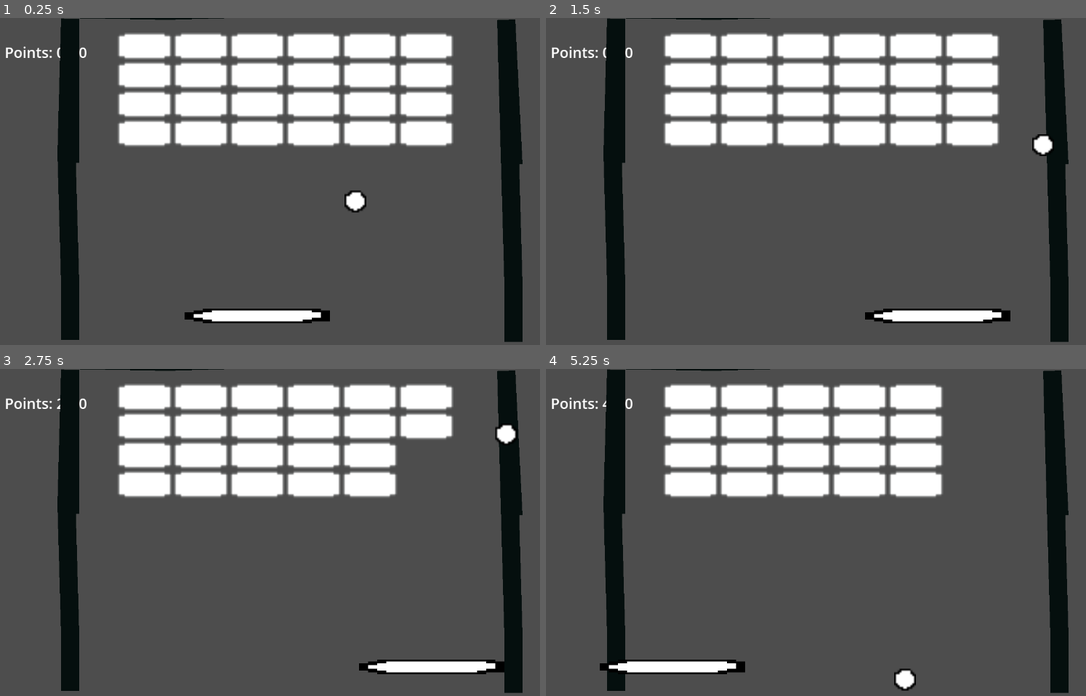
Above: before the commit, frames 1-4 (two rows, left to right).
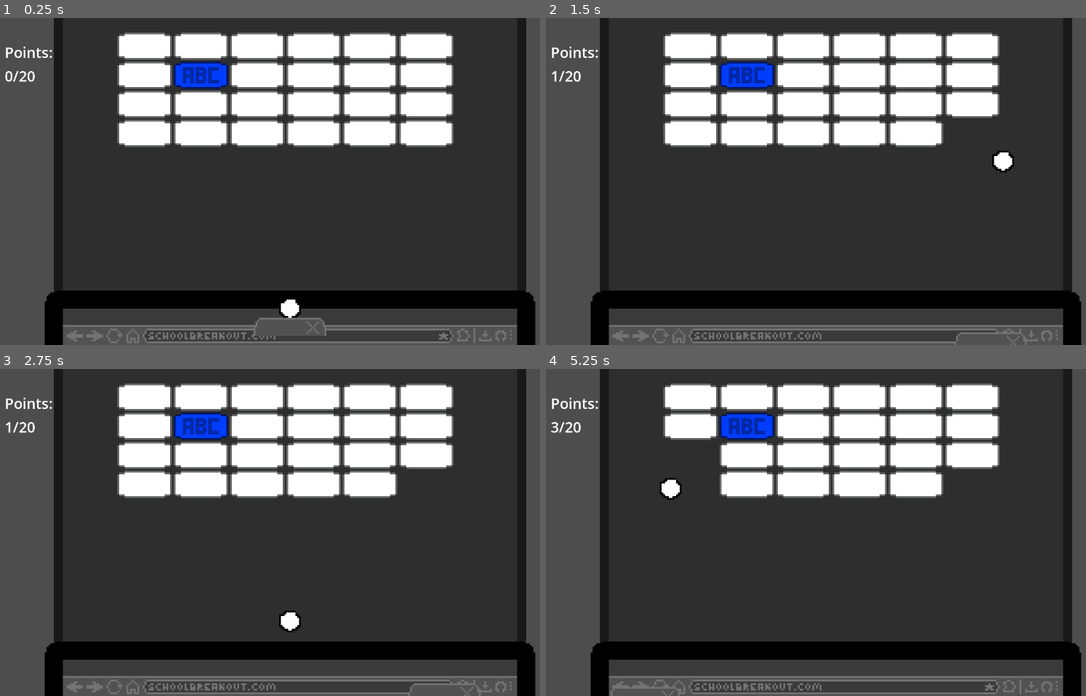
Above: after the commit, the same moments.

Repository: micw1417/School-Breakout
Game: Godot game, scene res://scenes/game/game.tscn
Two runs of this game, one before a commit and one after it. Both use one fixed random seed, a clock stepped at 60 frames per second and the inputs below.
Inputs (mouse positions are in pixels of both pictures, inside the frame that each line leads up to):
- Up to frame 1 (0.25 s): no input
- Up to frame 2 (1.5 s): move the mouse to (961, 165) at 0.52 s; hold D (right) 0.53-1.28 s; tap W (start, bound only after the commit) at 0.6, 1.35 s; click (961, 165) at 0.67 s; move the mouse to (718, 197) at 1.27 s; hold A (left) from 1.28 s (still down)
- Up to frame 3 (2.75 s): move the mouse to (345, 460) at 2.02 s; release A (left) at 2.03 s; hold D (right) from 2.03 s (still down); tap W (start, bound only after the commit) at 2.1 s
- Up to frame 4 (5.25 s): move the mouse to (805, 597) at 2.77 s; tap W (start, bound only after the commit) every 0.75 s from 2.85 to 5.1 s; click (805, 597) at 2.92 s; move the mouse to (1010, 581) at 3.52 s; release D (right) at 3.53 s; hold A (left) from 3.53 s (still down); move the mouse to (659, 483) at 4.27 s; move the mouse to (864, 532) at 5.02 s; click (864, 532) at 5.17 s

The runs differ from the first frame. In frame 1, 62% of the frame differs, in the area x 0-100%, y 0-100%; in frame 2, 63%; in frame 3, 64%; in frame 4, 67%.

Commit message:
did work on ball logic

Diff:
--- /dev/null
+++ b/alphabet.gd
@@ -0,0 +1,21 @@
+extends StaticBody2D
+
+
+# Called when the node enters the scene tree for the first time.
+func _ready() -> void:
+	pass # Replace with function body.
+
+
+# Called every frame. 'delta' is the elapsed time since the previous frame.
+func _process(delta: float) -> void:
+	pass
+
+
+
+func _on_detection_body_entered(body: Node2D) -> void:
+	print(body)
+	if (body is Ball):
+		queue_free()
+		Globals.points+=1
+		# Spawn temp balls after that expire after like 2 sec?
+		print("entered")
--- a/project.godot
+++ b/project.godot
@@ -48,6 +48,12 @@
 , Object(InputEventKey,"resource_local_to_scene":false,"resource_name":"","device":-1,"window_id":0,"alt_pressed":false …(186 unchanged characters)…
 ]
 }
+start={
+"deadzone": 0.2,
+"events": [Object(InputEventKey,"resource_local_to_scene":false,"resource_name":"","device":-1,"window_id":0,"alt_pressed":false,"shift_pressed":false,"ctrl_pressed":false,"meta_pressed":false,"pressed":false,"keycode":0,"physical_keycode":87,"key_label":0,"unicode":119,"location":0,"echo":false,"script":null)
+, Object(InputEventKey,"resource_local_to_scene":false,"resource_name":"","device":-1,"window_id":0,"alt_pressed":false,"shift_pressed":false,"ctrl_pressed":false,"meta_pressed":false,"pressed":false,"keycode":0,"physical_keycode":4194320,"key_label":0,"unicode":0,"location":0,"echo":false,"script":null)
+]
+}
 
 [physics]
 
@@ -55,7 +61,9 @@
 
 [rendering]
 
+textures/canvas_textures/default_texture_filter=0
 rendering_device/driver.windows="d3d12"
+textures/default_filters/use_nearest_mipmap_filter=true
 2d/snap/snap_2d_transforms_to_pixel=true
 textures/snap/snap_2d_transforms_to_pixel=false
 textures/default_gravity=980.0
--- /dev/null
+++ b/scenes/bricks/alphabet_block.tscn
@@ -0,0 +1,11 @@
+[gd_scene format=3 uid="uid://cpgnenf74fw5x"]
+
+[ext_resource type="PackedScene" uid="uid://bp37okfpnhm61" path="res://scenes/bricks/base_brick.tscn" id="1_r4ecq"]
+[ext_resource type="Script" uid="uid://b2scpm42pmxdr" path="res://alphabet.gd" id="2_eytee"]
+[ext_resource type="Texture2D" uid="uid://7ytuh1vwmi84" path="res://assets/sprites/Rectangles/Blue/BlueAlphabet.png" id="3_gxh32"]
+
+[node name="alphabetBlock" unique_id=1103306286 instance=ExtResource("1_r4ecq")]
+script = ExtResource("2_eytee")
+
+[node name="BlankBlock" parent="." index="0" unique_id=1873938849]
+texture = ExtResource("3_gxh32")
--- a/scenes/game/ball.gd
+++ b/scenes/game/ball.gd
@@ -1,18 +1,19 @@
 extends RigidBody2D
 class_name Ball
-var speed = 100
+var speed = 150
+var velocity = Vector2(speed * 1, speed)
 var velocity_direction := Vector2(1, -1).normalized()
-var is_active = true
-var velocity = Vector2(speed * -1, speed)
-
 # Called when the node enters the scene tree for the first time.
 func _ready() -> void:
 	pass
-# Called every frame. 'delta' is the elapsed time since the previous frame.
+func _input(event: InputEvent) -> void:
+	if ( Input.is_action_just_pressed("start")):
+		Globals.is_active = true
 func _physics_process(delta):
-	var collision = move_and_collide(velocity_direction * speed * delta)
+	if (Globals.is_active):
+		var collision = move_and_collide(velocity_direction * speed * delta)
 
-	if collision:
-		velocity_direction = velocity_direction.bounce(
-			collision.get_normal()
-		)
+		if collision:
+			velocity_direction = velocity_direction.bounce(
+				collision.get_normal()
+			)
--- a/scenes/game/ball.tscn
+++ b/scenes/game/ball.tscn
@@ -3,17 +3,10 @@
 [ext_resource type="Texture2D" uid="uid://bek5y83ceb2ed" path="res://assets/sprites/balls.png" id="1_ghx6m"]
 [ext_resource type="Script" uid="uid://cgb4wvqkeqtfk" path="res://scenes/game/ball.gd" id="1_hie4g"]
 
-[sub_resource type="PhysicsMaterial" id="PhysicsMaterial_7h61r"]
-friction = 0.0
-bounce = 0.8
-
 [sub_resource type="CircleShape2D" id="CircleShape2D_7h61r"]
 radius = 7.0
 
-[node name="Ball" type="RigidBody2D" unique_id=1803944361]
-physics_material_override = SubResource("PhysicsMaterial_7h61r")
-gravity_scale = 0.0
-linear_velocity = Vector2(0, 50)
+[node name="Ball" type="RigidBody2D" unique_id=1688012274]
 script = ExtResource("1_hie4g")
 
 [node name="CollisionShape2D" type="CollisionShape2D" parent="." unique_id=2095020606]
--- a/scenes/game/game.tscn
+++ b/scenes/game/game.tscn
@@ -1,11 +1,12 @@
 [gd_scene format=3 uid="uid://by2fgmuoygxfj"]
 
 [ext_resource type="Script" uid="uid://h243ns4lyv0t" path="res://scripts/game/game.gd" id="1_7h61r"]
+[ext_resource type="Texture2D" uid="uid://cn1tfn0pdyhsr" path="res://assets/sprites/Moogle.png" id="2_kelw5"]
 [ext_resource type="PackedScene" uid="uid://be4fl2p7lf6gu" path="res://scenes/game/ball.tscn" id="3_0sr1o"]
 [ext_resource type="PackedScene" uid="uid://b77c0x7i8nhjv" path="res://scenes/game/player_paddle.tscn" id="3_kelw5"]
 
 [sub_resource type="WorldBoundaryShape2D" id="WorldBoundaryShape2D_gc5dt"]
-distance = -128.96483
+distance = -131.0
 
 [sub_resource type="WorldBoundaryShape2D" id="WorldBoundaryShape2D_j67wb"]
 normal = Vector2(1, 0)
@@ -16,6 +17,11 @@
 [node name="Game" type="Node2D" unique_id=289556916]
 script = ExtResource("1_7h61r")
 
+[node name="Moogle" type="Sprite2D" parent="." unique_id=1990225550]
+texture_filter = 1
+position = Vector2(160, 90)
+texture = ExtResource("2_kelw5")
+
 [node name="Points" type="Label" parent="." unique_id=483832541]
 offset_left = 3.0
 offset_top = 13.0
@@ -24,6 +30,7 @@
 scale = Vector2(0.5, 0.5)
 text = "Points:
 "
+autowrap_mode = 2
 
 [node name="Walls" type="StaticBody2D" parent="." unique_id=911434545]
 
@@ -32,35 +39,17 @@
 rotation = 3.1415927
 shape = SubResource("WorldBoundaryShape2D_gc5dt")
 
-[node name="Line2D" type="Line2D" parent="Walls/CollisionShape2D3" unique_id=396637206]
-position = Vector2(35.000008, 125)
-rotation = 1.5707964
-scale = Vector2(1, 1.0171429)
-points = PackedVector2Array(11, -19, 10, -78, 9, -24, 11, 46, 11.58305, 151.29538)
-default_color = Color(0.019607844, 0.05882353, 0.05490196, 1)
-
 [node name="CollisionShape2D" type="CollisionShape2D" parent="Walls" unique_id=1794605270]
-position = Vector2(29, 97)
+position = Vector2(34, 98)
 shape = SubResource("WorldBoundaryShape2D_j67wb")
 
-[node name="Line2D" type="Line2D" parent="Walls/CollisionShape2D" unique_id=707922995]
-position = Vector2(-1, 2)
-scale = Vector2(1, 1.0171429)
-points = PackedVector2Array(11, -19, 11, -96.84831, 9, -24, 11, 46, 11, 77)
-default_color = Color(0.019607844, 0.05882353, 0.05490196, 1)
-
 [node name="CollisionShape2D2" type="CollisionShape2D" parent="Walls" unique_id=245030175]
-position = Vector2(286, 97)
+position = Vector2(285, 98)
 shape = SubResource("WorldBoundaryShape2D_h0q5y")
 
-[node name="Line2D" type="Line2D" parent="Walls/CollisionShape2D2" unique_id=1509533958]
-position = Vector2(-14, 3)
-scale = Vector2(1, 1.0171429)
-points = PackedVector2Array(11, -19, 7, -97.33145, 9, -24, 9.265778, -14.697556, 11, 46, 11, 77)
-default_color = Color(0.019607844, 0.05882353, 0.05490196, 1)
-
 [node name="Ball" parent="." unique_id=1803944361 instance=ExtResource("3_0sr1o")]
-position = Vector2(178, 107)
+position = Vector2(162, 126)
+gravity_scale = 0.0
 
 [node name="Paddle" parent="." unique_id=1435024935 instance=ExtResource("3_kelw5")]
-position = Vector2(142, 162)
+position = Vector2(161, 166)
--- a/scenes/game/player_paddle.tscn
+++ b/scenes/game/player_paddle.tscn
@@ -1,19 +1,18 @@
 [gd_scene format=3 uid="uid://b77c0x7i8nhjv"]
 
 [ext_resource type="Script" uid="uid://cqf3hi5gr61h8" path="res://scripts/game/paddle.gd" id="1_8w2sc"]
-[ext_resource type="Texture2D" uid="uid://wp251v1yu5rd" path="res://assets/sprites/paddle.png" id="2_6sif3"]
+[ext_resource type="Texture2D" uid="uid://bgb8uakgbbkvn" path="res://assets/sprites/paddle.png" id="2_8w2sc"]
 
 [sub_resource type="RectangleShape2D" id="RectangleShape2D_7dp0f"]
-size = Vector2(81, 10)
+size = Vector2(41, 10)
 
 [node name="Paddle" type="CharacterBody2D" unique_id=1435024935]
 script = ExtResource("1_8w2sc")
 
 [node name="Sprite2D" type="Sprite2D" parent="." unique_id=1438714077]
 texture_filter = 1
-scale = Vector2(5, 1)
-texture = ExtResource("2_6sif3")
+texture = ExtResource("2_8w2sc")
 
 [node name="CollisionShape2D" type="CollisionShape2D" parent="." unique_id=321579119]
-position = Vector2(-0.5, 2)
+position = Vector2(-0.5, 0)
 shape = SubResource("RectangleShape2D_7dp0f")
--- a/scripts/game/game.gd
+++ b/scripts/game/game.gd
@@ -1,7 +1,13 @@
 extends Node2D
 
+@onready var paddle: CharacterBody2D = $Paddle
+@onready var ball: Ball = $Ball
 @onready var pointsLabel: Label = $Points
+# All the block
+const ALPHABET_BLOCK = preload("res://scenes/bricks/alphabet_block.tscn")
+
 const BASE_BRICK = preload("res://scenes/bricks/base_brick.tscn")
+
 var points = 0
 var columns = 6
 var rows = 4
@@ -9,17 +15,25 @@
 var blocksizeY = 15 + 1
 var currentLevel = 0
 var levelRequirments = 20
+
+var blocks := [[ BASE_BRICK, BASE_BRICK, BASE_BRICK, BASE_BRICK, BASE_BRICK, BASE_BRICK],
+				[BASE_BRICK, ALPHABET_BLOCK, BASE_BRICK, BASE_BRICK, BASE_BRICK, BASE_BRICK],
+				[BASE_BRICK, BASE_BRICK, BASE_BRICK, BASE_BRICK, BASE_BRICK, BASE_BRICK],
+				[BASE_BRICK, BASE_BRICK, BASE_BRICK, BASE_BRICK, BASE_BRICK, BASE_BRICK]]
 # Called when the node enters the scene tree for the first time.
 func _ready() -> void:
 	grid_setup()
-
+	paddle.global_position = Vector2(160, 166)
 func grid_setup():
 	for r in rows:
 		for c in columns:
-			var newBrick =  BASE_BRICK.instantiate()
+			var newBrick =  blocks[r][c].instantiate()
 			add_child(newBrick)
 			newBrick.position = Vector2(80 + (blocksizeX * c), 15 + (blocksizeY * r))
 
 # Called every frame. 'delta' is the elapsed time since the previous frame.
 func _process(delta: float) -> void:
+	if (not Globals.is_active):
+		ball.global_position = Vector2(paddle.position.x, paddle.position.y - 10)
+
 	pointsLabel.text = "Points: " + str(Globals.points)  + "/" + str(levelRequirments)
--- a/scripts/game/paddle.gd
+++ b/scripts/game/paddle.gd
@@ -2,6 +2,7 @@
 
 
 var speed = 150
+var acceleration = 30
 
 func _ready() -> void:
 	pass
@@ -10,6 +11,15 @@
 func _process(delta: float) -> void:
 
 	var direction := Input.get_axis("left", "right")
-	velocity = Vector2(direction * speed, 0)
+	var target_velocity = direction * speed
 
-	move_and_collide(velocity * delta)
+	velocity.x = move_toward(
+		velocity.x,
+		target_velocity,
+		acceleration
+ 	)
+
+	velocity.y = 0
+
+	move_and_slide()
+	#move_and_collide(Vector2(move_toward(velocity, speed, acceleration), 0) * delta)
--- a/scripts/global/globals.gd
+++ b/scripts/global/globals.gd
@@ -2,7 +2,8 @@
 
 static var points : int
 static var levels_beat := 0
-
+static var is_active := false
+#blocks_invintory
 static var lvl_1_blocks = {
 	"Multiplication":
 		{"price": 67, "image": preload("uid://cse58se1avw7w"), "description": ""},
Not shown, added: alphabet.gd.uid
Not shown, added: assets/audio/Blue.mp3.import
Not shown, added: assets/audio/Click.mp3.import
Not shown, added: assets/audio/Green.mp3.import
Not shown, added: assets/audio/Orange.mp3.import
Not shown, added: assets/audio/Paddle.mp3.import
Not shown, added: assets/audio/Purple.mp3.import
Not shown, added: assets/audio/Red.mp3.import
Not shown, added: assets/audio/Wall.mp3.import
Not shown, removed: assets/sprites/BlueAlphabet.png.import
Not shown, removed: assets/sprites/BlueAnalogy.png.import
Not shown, removed: assets/sprites/BlueClimax.png.import
(and 20 more such lines)
